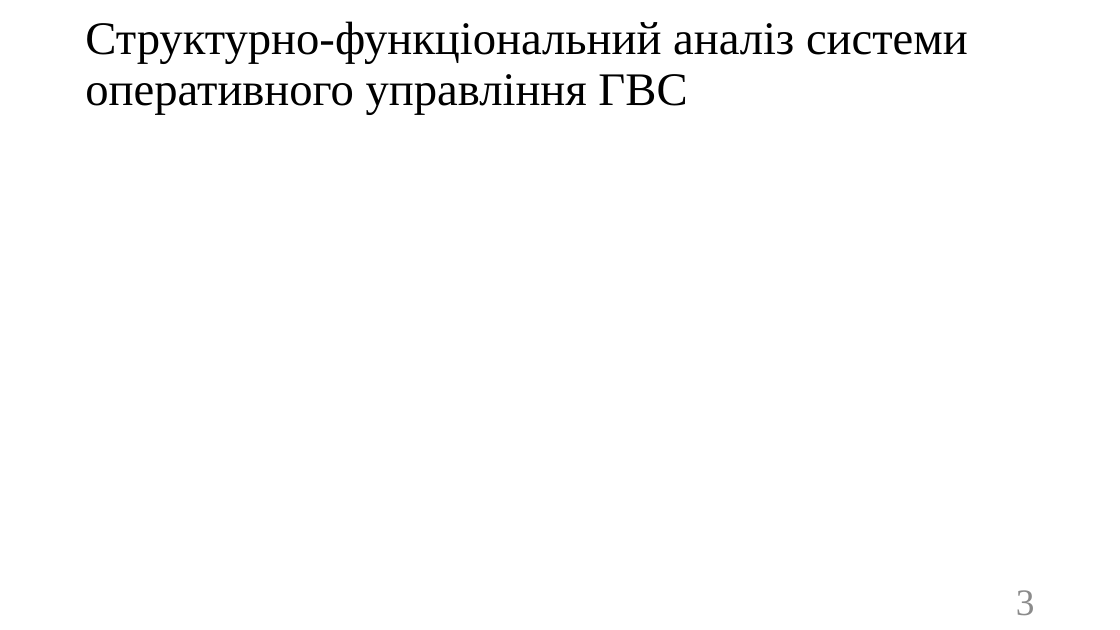
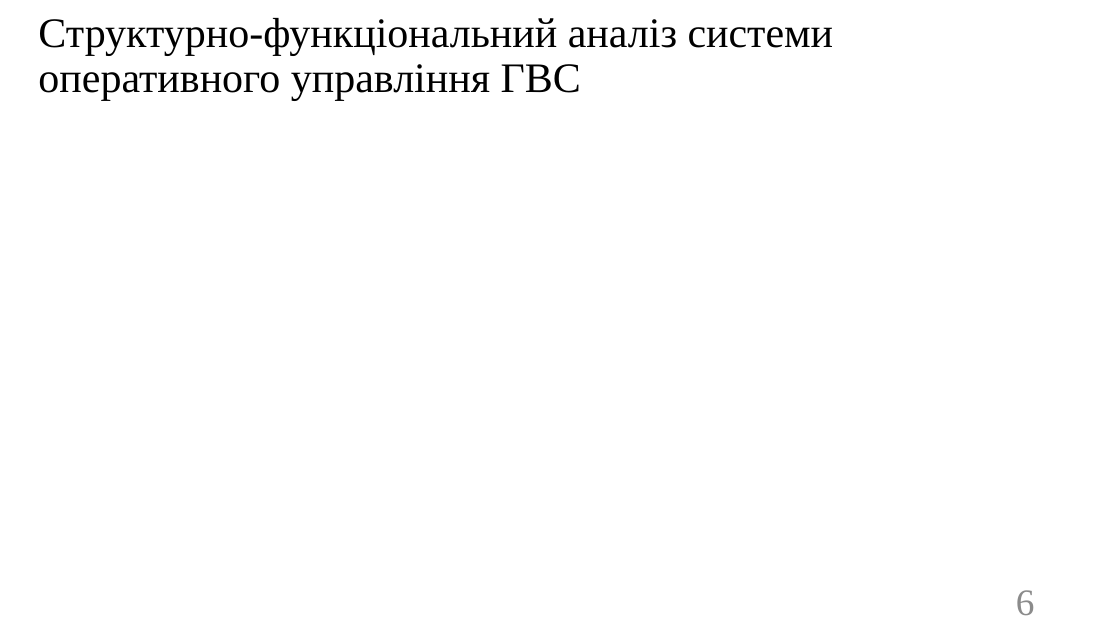
Before and after one commit to SPS-ik/diss, a slide deck: slide 6 of !pres.pptx (slide 3 before the commit). Drawn at 1120x630 pixels with LibreOffice and Linux fonts; fonts in the diff are those of the drawing; grey boxes stand for pictures. Boxes give left, top, right and bottom in pixels: in the first picture for what was removed or moved away, otherwise in the second. Text is boxed around its words. In the diff, an @@ line names an element or a change of style, - is before the commit and + after.

```diff
--- a/!pres.pptx
+++ b/!pres.pptx
@@ title "Структурно-функціональний аналіз системи оперативного управл ...": place and size @@
-title "Структурно-функціональний аналіз системи оперативного управл ..." at (85, 21, 968, 115)
+title "Структурно-функціональний аналіз системи оперативного управл ..." at (38, 18, 834, 100)
@@ title "Структурно-функціональний аналіз системи оперативного управл ..." at (38, 18, 834, 100): size 40 to 36 pt @@
@@ page number at (1016, 590, 1035, 615): text changed @@
-3
+6
```
Also in this commit, not shown: 11 other slides changed, 2 slides added, 2 slides removed, 5 other files.
